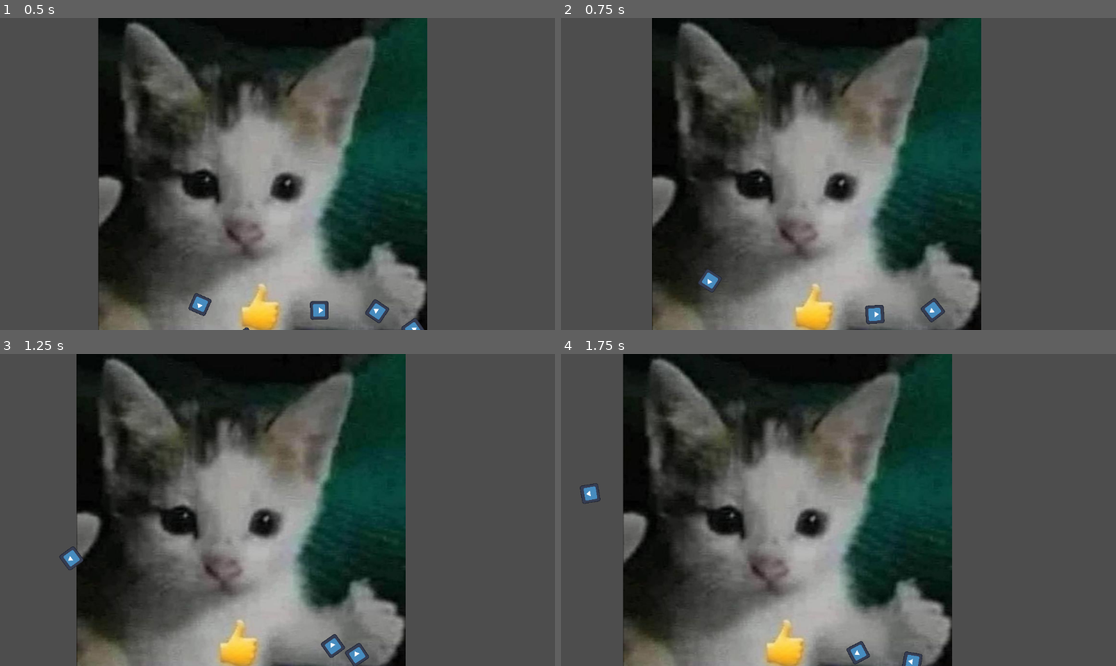
Above: before the commit, frames 1-4 (two rows, left to right).
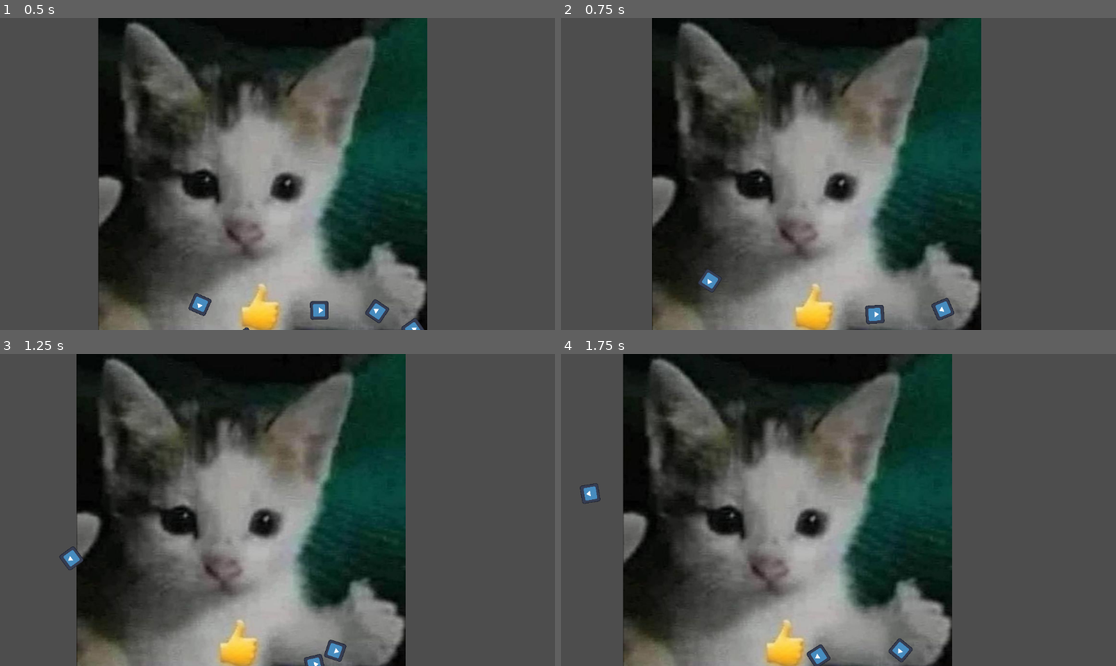
Above: after the commit, the same moments.

Repository: ElevatorBros/RoadRoad
Game: Godot game, scene res://Map.tscn
The game is run twice, just before and just after one commit, with the same random seed, the same clock (stepped at 60 frames per second) and the same inputs. The engine's default icon, where the game draws it, is replaced by a stand-in: a white triangle on a blue panel in a dark square.
Inputs (mouse positions are in pixels of both pictures, inside the frame that each line leads up to):
- Up to frame 1 (0.5 s): no input
- Up to frame 2 (0.75 s): move the mouse to (960, 158) at 0.52 s; click (960, 158) at 0.67 s
- Up to frame 3 (1.25 s): no input
- Up to frame 4 (1.75 s): move the mouse to (727, 525) at 1.27 s; click (727, 525) at 1.42 s

Frame 1 is identical in both runs. In frame 2, 0.3% of the frame differs, in the area x 64-71%, y 89-98%; in frame 3, 0.5%; in frame 4, 0.7%, in the area x 44-66%, y 91-100%.

Commit message:
it workse!!!

Diff:
--- a/Map.gd
+++ b/Map.gd
@@ -10,7 +10,6 @@
 
 func add_road(a, b, rot) -> float:
 	var straight_road = straight_road_scene.instantiate()
-	print(straight_road)
 	add_child(straight_road)
 	move_child(straight_road, 0)
 	send_points_to_road.connect(straight_road.on_send_points_to_road)
@@ -38,7 +37,6 @@
 	var current_mouse_pos = get_global_mouse_position()
 	if current_mouse_pos.distance_to(old_mouse_pos) > 50:
 		add_road(old_mouse_pos, current_mouse_pos, old_road_rot)
-		old_road_rot = atan2(old_mouse_pos.y - current_mouse_pos.y, old_mouse_pos.x - current_mouse_pos.x)
 		old_mouse_pos = get_global_mouse_position()
 
 
@@ -46,3 +44,6 @@
 	pass
 	#add_road(old_mouse_pos, get_global_mouse_position())
 	#old_mouse_pos = get_global_mouse_position()s
+
+func on_update_old_rot(rot: float):
+	old_road_rot = rot
--- a/scenes/roads/StraightRoad.gd
+++ b/scenes/roads/StraightRoad.gd
@@ -12,20 +12,29 @@
 
 var indent = 20
 
+var separation = 50
+
+signal update_old_rot(old_rot: float)
+
 func on_send_points_to_road(a: Vector2, b: Vector2, old_rot: float):
-	start_pos_top = a + Vector2(0, -50)
-	end_pos_top = b + Vector2(0, -50)
+	var rot = atan2(b.y - a.y, b.x - a.x)
+	#old_rot = PI/2 - old_rot
+	#start_pos_top = a - Vector2(sin(old_rot)*separation, cos(old_rot)*separation)
+	#end_pos_top = b - Vector2(sin(rot)*separation, cos(rot)*separation)
+	start_pos_top = a - Vector2(cos(old_rot + PI/2)*separation, sin(old_rot + PI/2)*separation)
+	end_pos_top = b - Vector2(cos(rot + PI/2)*separation, sin(rot + PI/2)*separation)
 
 	$StaticBody2D/Top.position = start_pos_top + ((end_pos_top - start_pos_top) / 2)
 	$StaticBody2D/Top.rotation = atan2(end_pos_top.y - start_pos_top.y, end_pos_top.x - start_pos_top.x)
 	$StaticBody2D/Top.scale = Vector2(start_pos_top.distance_to(end_pos_top)/road_x_size, road_y_scale)
 
-	start_pos_bottom = a + Vector2(0, 50)
-	end_pos_bottom = b + Vector2(0, 50)
+	start_pos_bottom = a + Vector2(cos(old_rot + PI/2)*separation, sin(old_rot + PI/2)*separation)
+	end_pos_bottom = b + Vector2(cos(rot + PI/2)*separation, sin(rot + PI/2)*separation)
 
 	$StaticBody2D/Bottom.position = start_pos_bottom + ((end_pos_bottom - start_pos_bottom) / 2)
 	$StaticBody2D/Bottom.rotation = atan2(end_pos_bottom.y - start_pos_bottom.y, end_pos_bottom.x - start_pos_bottom.x)
 	$StaticBody2D/Bottom.scale = Vector2(start_pos_bottom.distance_to(end_pos_bottom)/road_x_size, road_y_scale)
+
 
 #	self.position = start_pos + ((end_pos - start_pos) / 2)
 #	self.rotation = atan2(end_pos.y - start_pos.y, end_pos.x - start_pos.x)
@@ -33,6 +42,12 @@
 #	#var distance = sqrt(pow(end_pos.y - start_pos.y,2) + pow(end_pos.x - start_pos.x,2))
 #	var distance = start_pos.distance_to(end_pos)
 #	self.scale = Vector2(distance/road_x_size, road_y_scale)
+
+	var root_node = get_tree().get_root().get_node("Map")
+
+	update_old_rot.connect(root_node.on_update_old_rot)
+	update_old_rot.emit(rot)
+	update_old_rot.disconnect(root_node.on_update_old_rot)
 
 
 # Called when the node enters the scene tree for the first time.
Not shown, added: scenes/roads/StrD23.tmp
